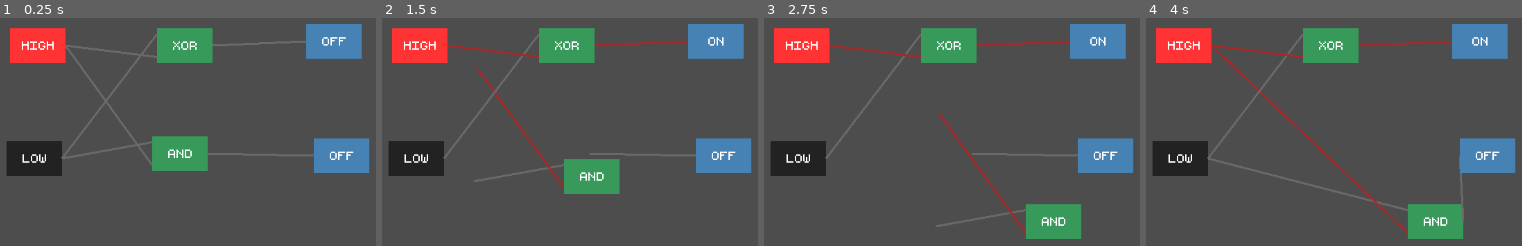
Above: before the commit, frames 1-4 (left to right).
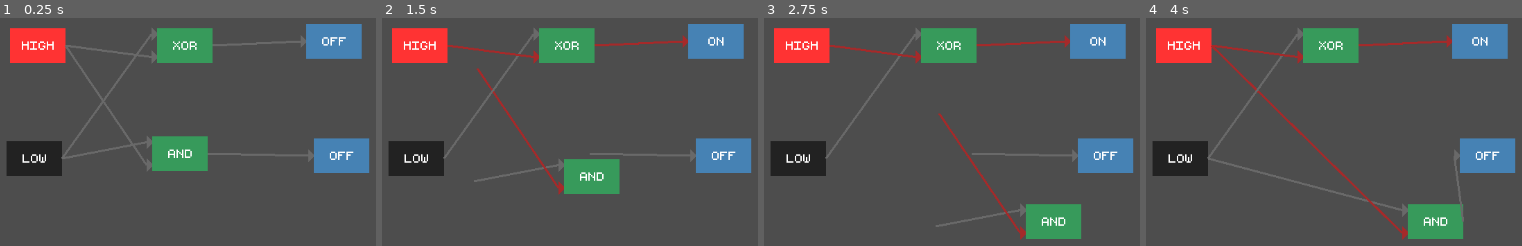
Above: after the commit, the same moments.

Repository: MrPuffyWuff/ants
Game: Godot game, scene res://main/main.tscn
Same seed, same stepped clock (60 frames per second), same inputs: the game is played once before the commit and once after it.
Inputs (mouse positions are in pixels of both pictures, inside the frame that each line leads up to):
- Up to frame 1 (0.25 s): no input
- Up to frame 2 (1.5 s): tap Enter at 0.5 s; move the mouse to (outside the picture) at 0.52 s; hold Right 0.53-1.25 s; tap Space (redraw) at 0.6, 1.25 s; click (outside the picture) at 0.67 s; drag from (581, 154) to (697, 220) at 1.27 s
- Up to frame 3 (2.75 s): tap Enter at 2 s; move the mouse to (outside the picture) at 2.02 s; hold Right from 2.03 s (still down); tap Shift at 2.1 s
- Up to frame 4 (4 s): release Right at 2.75 s; tap Space (redraw) at 2.75 s; drag from (1461, 220) to (1262, 63) at 2.77 s; tap Enter at 3.5 s; move the mouse to (outside the picture) at 3.52 s; hold Left from 3.53 s (still down); tap Alt at 3.6 s

The runs differ from the first frame. In frame 1, 0.8% of the frame differs, in the area x 19-84%, y 4-68%; in frame 2, 1.3%; in frame 3, 1.3%; in frame 4, 2.1%, in the area x 17-85%, y 4-98%.

Commit message:
Added Arrows to show directional flow of signal

Diff:
--- a/logic-simulator/gates/gate_component.gd
+++ b/logic-simulator/gates/gate_component.gd
@@ -27,14 +27,18 @@
 	if parent.identity.gate_label == "":
 		$ColorRect/Name.text = 'ON' if parent.input_1.output == 1 else 'OFF'
 
-	var yShift: float = 0 if parent.identity.gate_label == "" else 0.33
+	var yShift: float = 0.0 if parent.identity.gate_label == "" else 0.33
 
 	if parent.input_1 != null:
 		var color = Color.BROWN if parent.input_1.output == 1 else Color.DIM_GRAY
-		draw_line(Vector2(-1 * $ColorRect.size.x, -yShift * $ColorRect.size.y), parent.input_1.global_position - parent.global_position, color, 3.0)
+		var loc = Vector2(-1.10 * $ColorRect.size.x, -yShift * $ColorRect.size.y)
+		draw_line(loc, parent.input_1.global_position - parent.global_position, color, 3.0)
+		draw_primitive([loc + Vector2(0, -10), loc + Vector2(0, 10), loc + Vector2(10, 0)], [color], [])
 	if parent.input_2 != null:
 		var color = Color.BROWN if parent.input_2.output == 1 else Color.DIM_GRAY
-		draw_line(Vector2(-1 * $ColorRect.size.x, yShift * $ColorRect.size.y), parent.input_2.global_position - parent.global_position, color, 3.0)
+		var loc = Vector2(-1.10 * $ColorRect.size.x, yShift * $ColorRect.size.y)
+		draw_line(loc, parent.input_2.global_position - parent.global_position, color, 3.0)
+		draw_primitive([loc + Vector2(0, -10), loc + Vector2(0, 10), loc + Vector2(10, 0)], [color], [])
 
 func _on_color_rect_gui_input(event: InputEvent) -> void:
 	if event is InputEventMouseButton:
